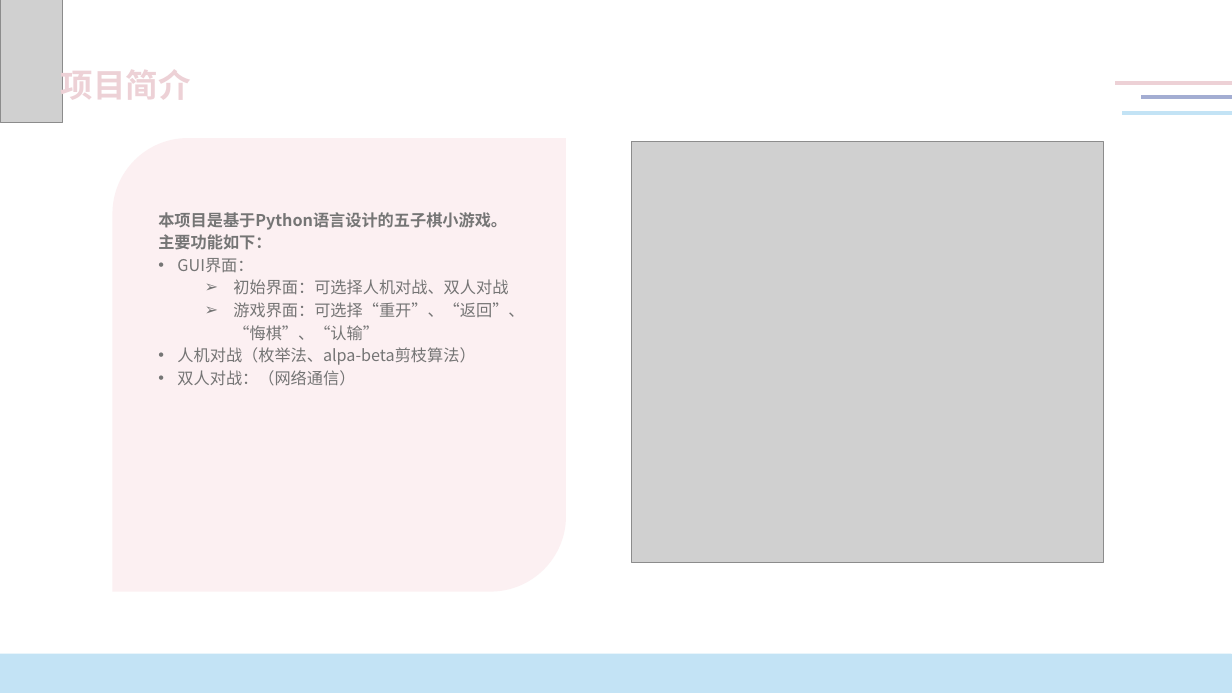
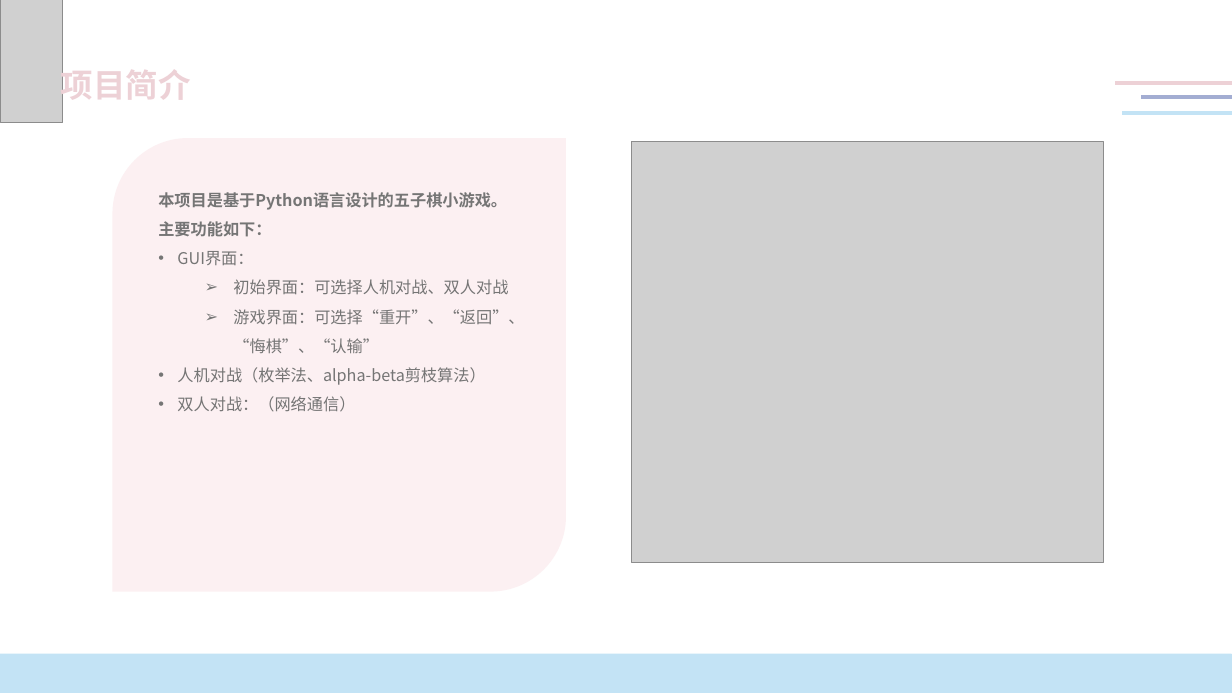
Before and after one commit to un-poco/Python-gobang, a slide deck: slide 4 of Python课设答辩.pptx. Drawn at 1232x693 pixels with LibreOffice and Linux fonts; fonts in the diff are those of the drawing; grey boxes stand for pictures. Boxes give left, top, right and bottom in pixels: in the first picture for what was removed or moved away, otherwise in the second. Text is boxed around its words. In the diff, an @@ line names an element or a change of style, - is before the commit and + after.

```diff
--- a/Python课设答辩.pptx
+++ b/Python课设答辩.pptx
@@ text "本项目是基于Python语言设计的五子棋小游戏。主要功能如下：": place and size @@
-text "本项目是基于Python语言设计的五子棋小游戏。主要功能如下：" at [158,212,524,386]
+text "本项目是基于Python语言设计的五子棋小游戏。主要功能如下：" at [158,192,524,412]
@@ text at [158,192,524,412]: line spacing 1.16 to 1.5 @@
@@ text at [177,367,485,385]: text changed @@
-• 人机对战（枚举法、alpa-beta剪枝算法）
+• 人机对战（枚举法、alpha-beta剪枝算法）
```
Also in this commit, not shown: 2 other slides changed, 17 slides added, 2 slides removed, 16 other files.
